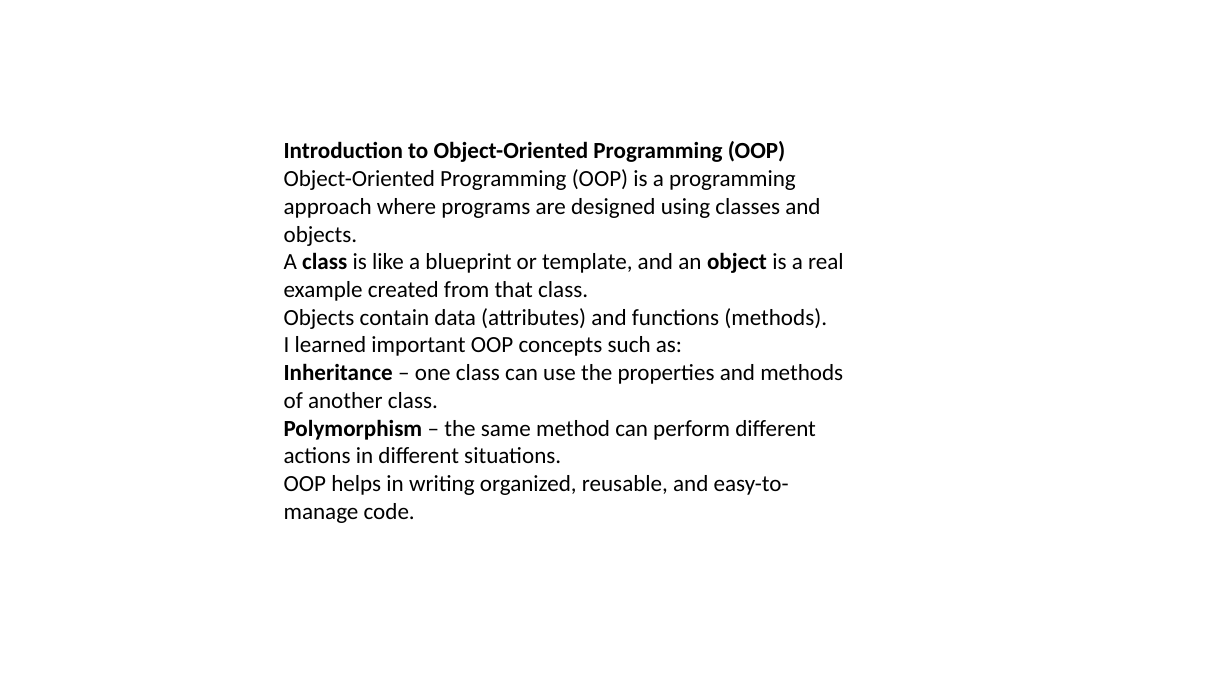
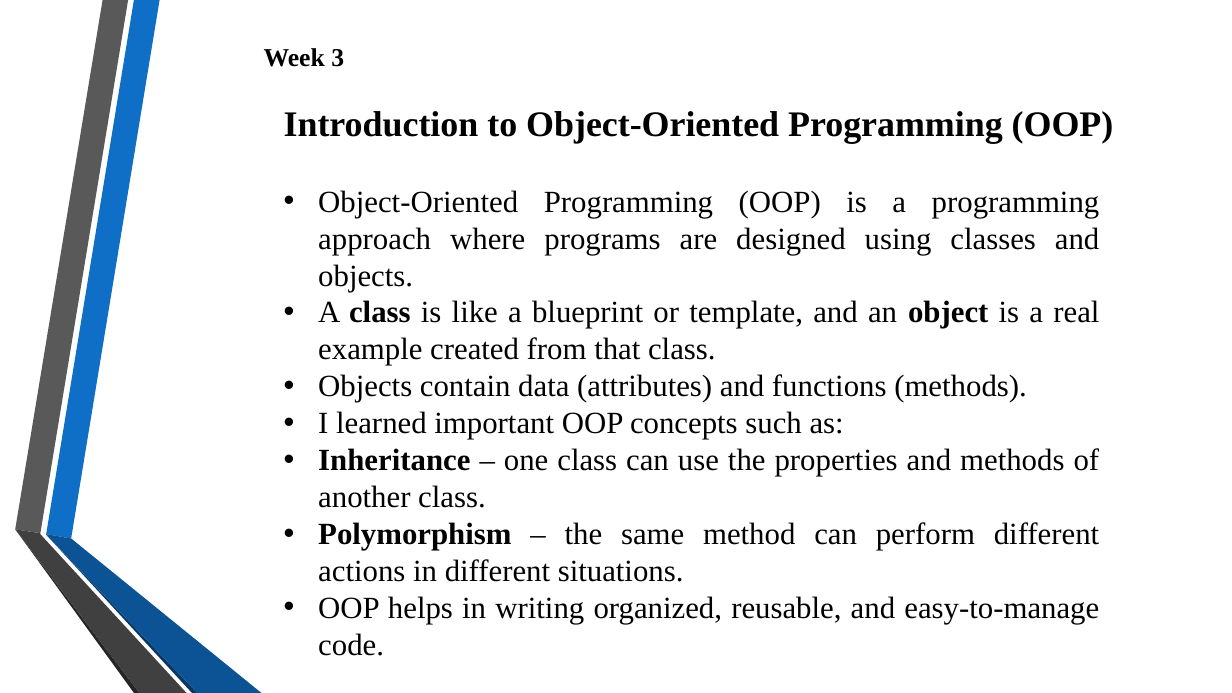
Before and after one commit to VaishnaviJadhav350/intern, a slide deck: slide 7 of Presentation 1 to 8.pptx. Drawn at 1232x693 pixels with LibreOffice and Linux fonts; fonts in the diff are those of the drawing; background and template pictures are left out. Boxes give left, top, right and bottom in pixels: in the first picture for what was removed or moved away, otherwise in the second. Text is boxed around its words. In the diff, an @@ line names an element or a change of style, - is before the commit and + after.

```diff
--- a/Presentation 1 to 8.pptx
+++ b/Presentation 1 to 8.pptx
@@ text added at <box>264,48,344,67</box>, 20 pt, text #000000, bold @@
+Week 3
@@ text added at <box>284,111,1114,144</box>, 28 pt, text #000000, bold @@
+Introduction to Object-Oriented Programming (OOP)
@@ text at <box>284,141,785,162</box>: paragraph removed @@
-Introduction to Object-Oriented Programming (OOP)
@@ text "Object-Oriented Programming (OOP) is a ...": place and size @@
-text "Object-Oriented Programming (OOP) is a ..." at <box>284,141,844,523</box>
+text "Object-Oriented Programming (OOP) is a ..." at <box>318,190,1100,656</box>
@@ text at <box>318,190,1100,656</box>: size 18 to 24 pt, font Calibri to Times New Roman in "Object-Oriented Programming (OOP) is a programming approach ...", "I learned important OOP concepts such as:", "Inheritance – one class can use the ...", "Polymorphism – the same method can perform ..." and 1 more places; alignment left to justified; bullet none to • @@
@@ text at <box>318,300,1099,402</box>: text changed; size 18 to 24 pt; font Calibri to Times New Roman @@
-A class is like a blueprint or template, and an object is a real example created from that class.
-Objects contain data (attributes) and functions (methods).
+• A class is like a blueprint or template, and an object is a real example created from that class.
+• Objects contain data (attributes) and functions (methods).
@@ group added at <box>15,0,262,693</box>: 6 freeform shapes @@
```
Also in this commit, not shown: 23 other slides changed, 4 other files.
